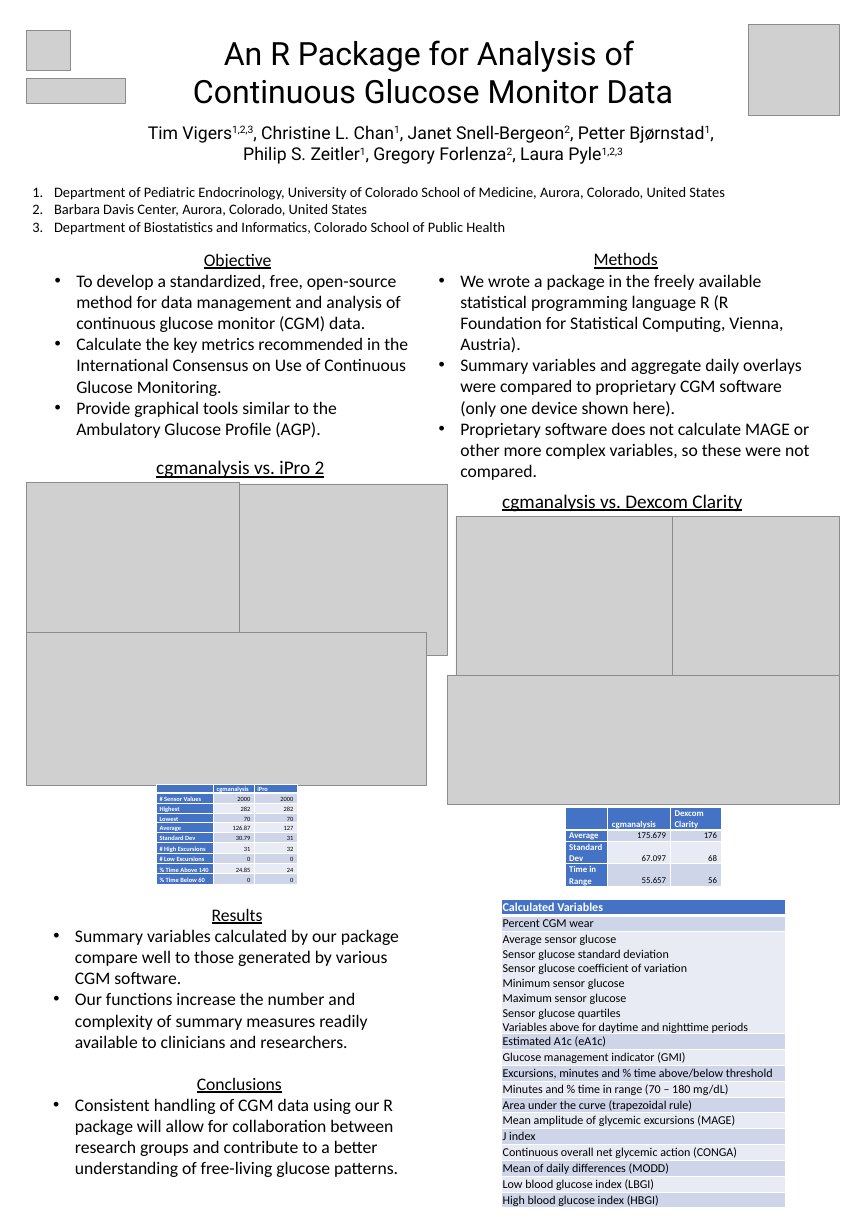
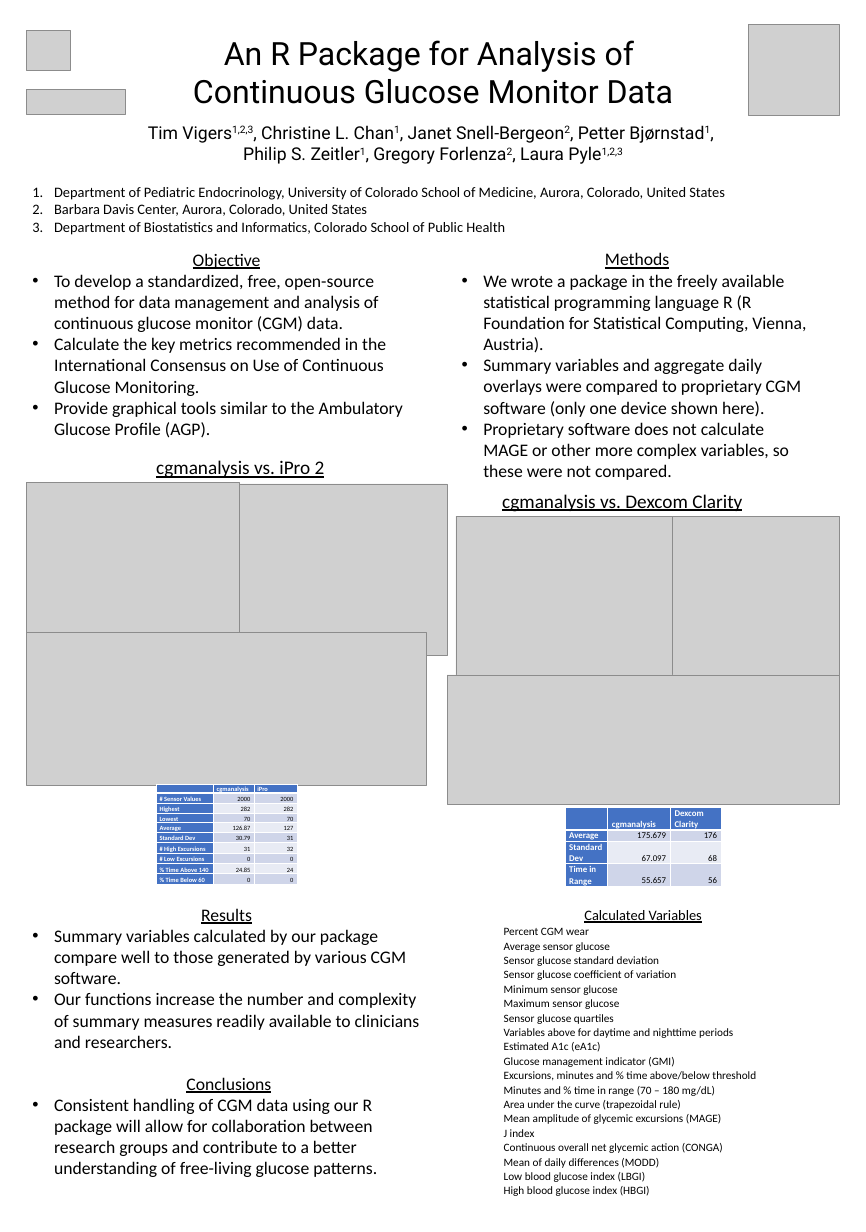
Before and after one commit to childhealthbiostatscore/BDC-Code, a slide deck: slide 1 of CGM Code/ATTD Poster.pptx. Drawn at 866x1232 pixels with LibreOffice and Linux fonts; fonts in the diff are those of the drawing; grey boxes stand for pictures. Boxes give left, top, right and bottom in pixels: in the first picture for what was removed or moved away, otherwise in the second. Text is boxed around its words. In the diff, an @@ line names an element or a change of style, - is before the commit and + after.

Commit message:
Laura's edits

```diff
--- a/CGM Code/ATTD Poster.pptx
+++ b/CGM Code/ATTD Poster.pptx
@@ picture: place and size @@
-picture at (27, 78, 126, 103)
+picture at (27, 89, 126, 114)
@@ text "Objective" rewrapped from (76, 253, 408, 438) to (54, 253, 403, 438) @@
@@ text "Methods" rewrapped from (460, 252, 809, 480) to (483, 252, 806, 480) @@
@@ table removed at (501, 899, 785, 1212), 14 rows, 1 columns @@
-Calculated Variables
-Percent CGM wear
-Average sensor glucose / Sensor glucose standard deviation / Sensor glucose coefficient of variation / Minimum sensor glucose / Maximum sensor glucose / Sensor glucose quartiles / Variables above for daytime and nighttime periods
-Estimated A1c (eA1c)
-Glucose management indicator (GMI)
-Excursions, minutes and % time above/below threshold
-Minutes and % time in range (70 – 180 mg/dL)
-Area under the curve (trapezoidal rule)
-Mean amplitude of glycemic excursions (MAGE)
-J index
-Continuous overall net glycemic action (CONGA)
-Mean of daily differences (MODD)
-Low blood glucose index (LBGI)
-High blood glucose index (HBGI)
@@ text "Results" rewrapped from (75, 908, 399, 1048) to (54, 908, 420, 1048) @@
@@ text added at (504, 910, 756, 1196), 14 pt, text #000000 @@
+Calculated Variables
+Percent CGM wear
+Average sensor glucose
+Sensor glucose standard deviation
+Sensor glucose coefficient of variation
+Minimum sensor glucose
+Maximum sensor glucose
+Sensor glucose quartiles
+Variables above for daytime and nighttime periods
+Estimated A1c (eA1c)
+Glucose management indicator (GMI)
+Excursions, minutes and % time above/below threshold
+Minutes and % time in range (70 – 180 mg/dL)
+Area under the curve (trapezoidal rule)
+Mean amplitude of glycemic excursions (MAGE)
+J index
+Continuous overall net glycemic action (CONGA)
+Mean of daily differences (MODD)
+Low blood glucose index (LBGI)
+High blood glucose index (HBGI)
@@ text "Conclusions": place and size @@
-text "Conclusions" at (75, 1077, 398, 1177)
+text "Conclusions" at (54, 1077, 377, 1177)
```
